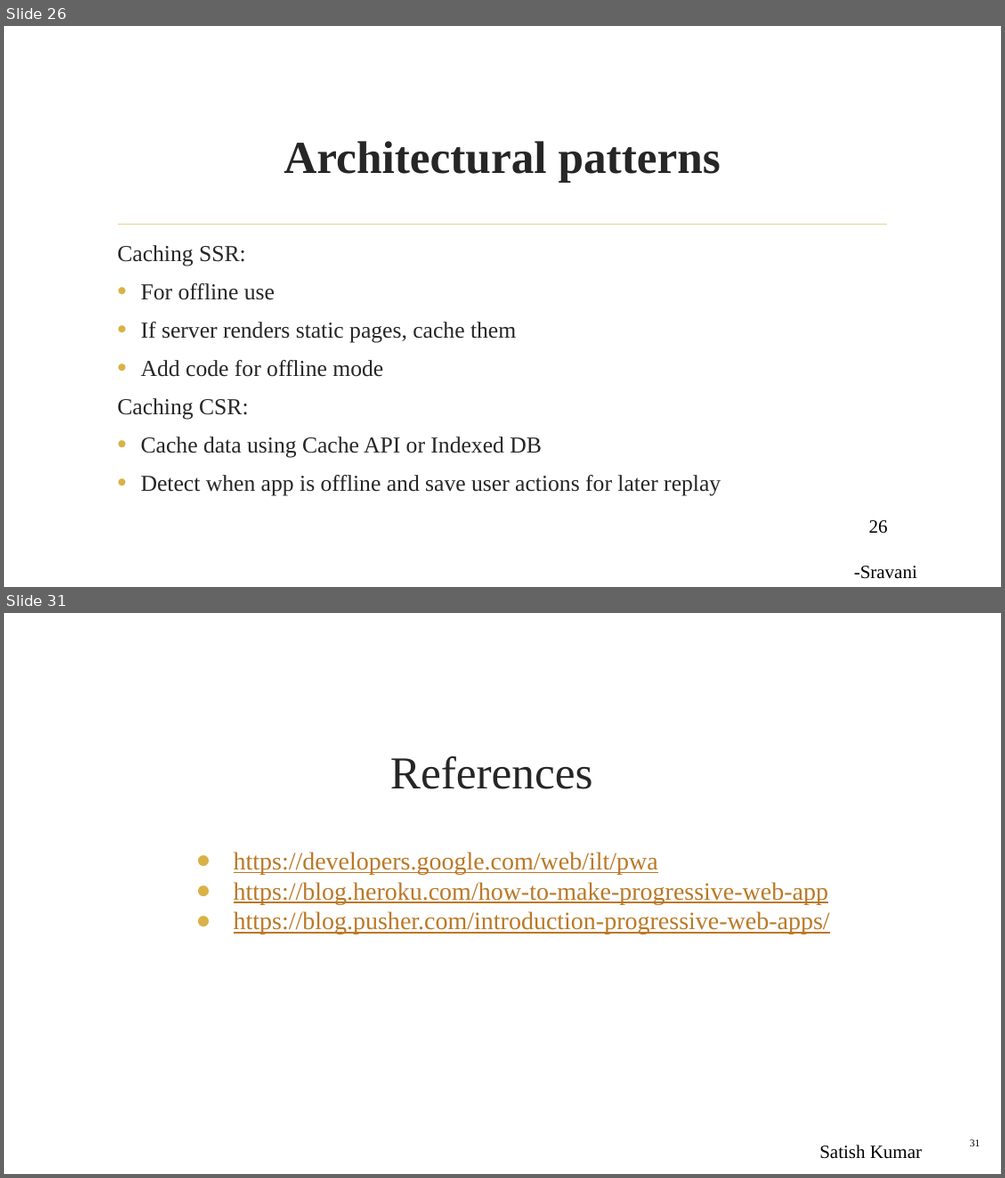
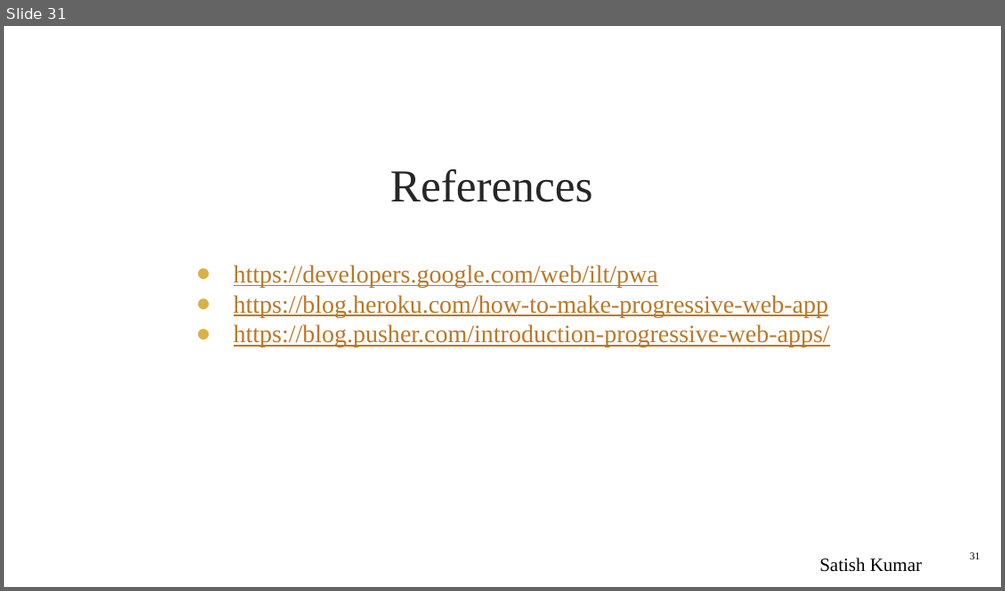
Before and after one commit to Sravani537520/WrokshopOnPWA, a slide deck: pptOnPWA.pptx. Shown one above the other, each under a label of ours: slides 26 and 31 before the commit, slide 31 after it; the slides between them are not shown. The pictures are 1005x1178 and 1005x591 pixels, drawn with LibreOffice and Linux fonts; fonts in the diff are those of the drawing; background and template pictures are left out. Boxes give left, top, right and bottom in pixels: in the first picture for what was removed or moved away, otherwise in the second. Text is boxed around its words. In the diff, an @@ line names an element or a change of style, - is before the commit and + after.

```diff
--- a/pptOnPWA.pptx
+++ b/pptOnPWA.pptx
@@ slide 26 removed at bbox=[4, 26, 1001, 587], background picture (left out) @@
@@ title removed at bbox=[283, 141, 720, 183] @@
-Architectural patterns
@@ line removed from (119, 224) to (887, 224) @@
@@ text removed at bbox=[117, 245, 720, 495] @@
-Caching SSR:
-• For offline use
-• If server renders static pages, cache them
-• Add code for offline mode
-Caching CSR:
-• Cache data using Cache API or Indexed DB
-• Detect when app is offline and save user actions for later replay
@@ page number removed at bbox=[869, 520, 888, 533] @@
-26
@@ text removed at bbox=[854, 565, 917, 579] @@
--Sravani Jaidi
```
Also in this commit, not shown: 14 slides changed, 1 slide added.
